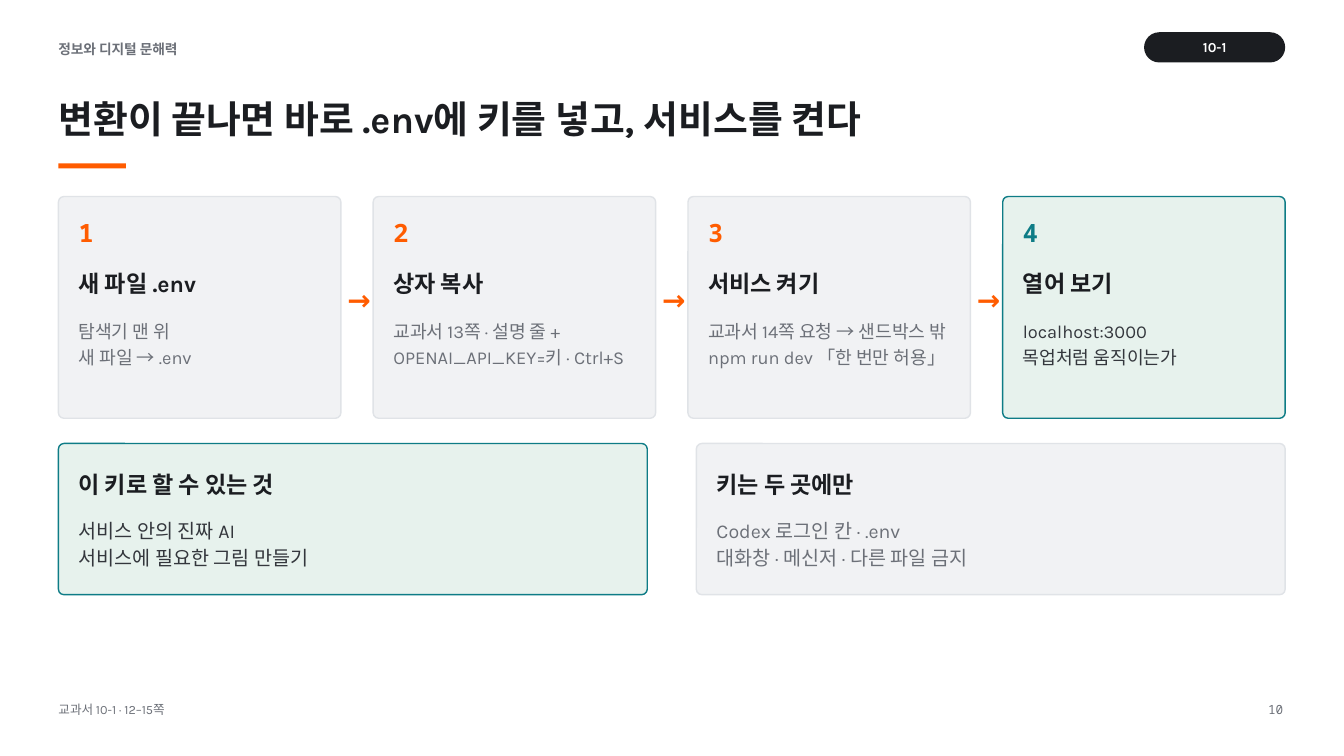
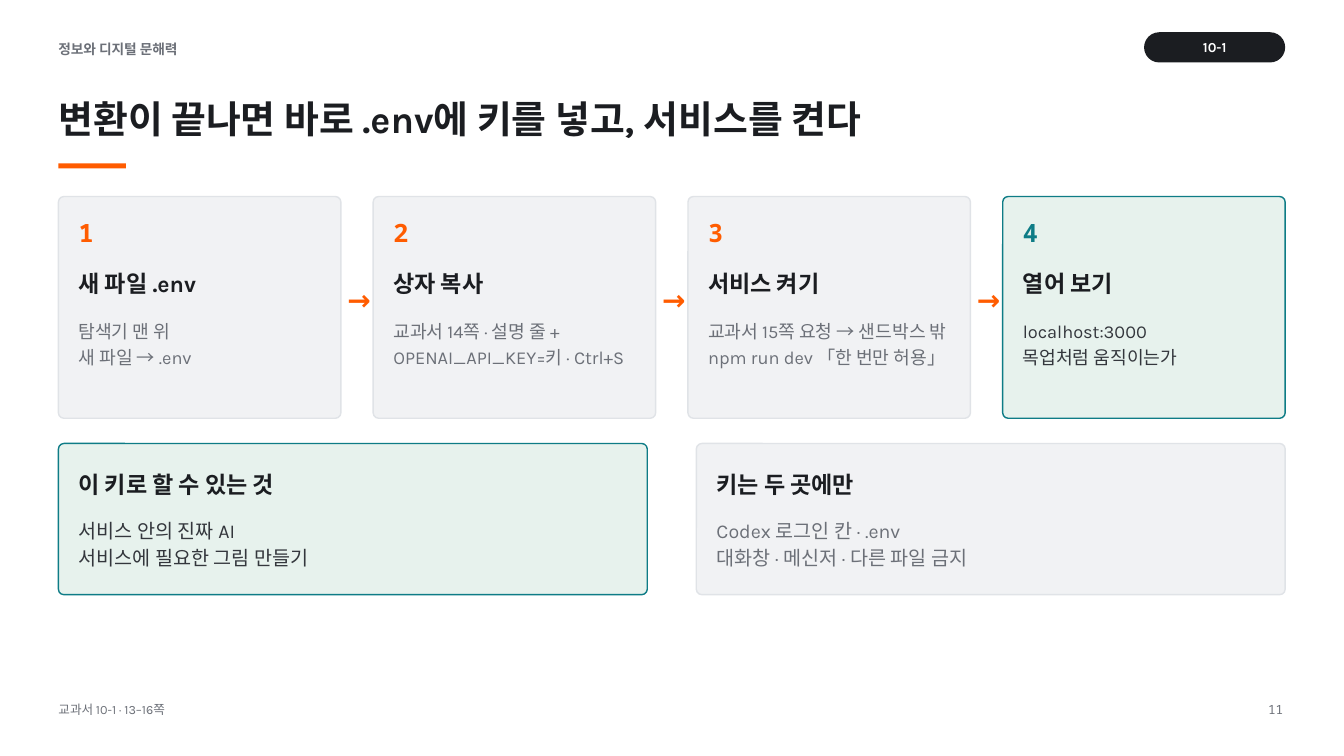
Before and after one commit to vcl-korea/2026-2nd-semester__jdh, a slide deck: slide 11 of 10/ppt/10-1_프레임워크란.pptx (slide 10 before the commit). Drawn at 1344x756 pixels with LibreOffice and Linux fonts; fonts in the diff are those of the drawing. Boxes give left, top, right and bottom in pixels: in the first picture for what was removed or moved away, otherwise in the second. Text is boxed around its words. In the diff, an @@ line names an element or a change of style, - is before the commit and + after.

```diff
--- a/10/ppt/10-1_프레임워크란.pptx
+++ b/10/ppt/10-1_프레임워크란.pptx
@@ text at bbox=[393, 323, 546, 340]: text changed @@
-교과서 13쪽 · 설명 줄 +
+교과서 14쪽 · 설명 줄 +
@@ text at bbox=[708, 323, 947, 340]: text changed @@
-교과서 14쪽 요청 → 샌드박스 밖
+교과서 15쪽 요청 → 샌드박스 밖
@@ text at bbox=[58, 703, 165, 715]: text changed @@
-교과서 10-1 · 12–15쪽
+교과서 10-1 · 13–16쪽
@@ text at bbox=[1268, 705, 1283, 714]: text changed @@
-10
+11
```
Also in this commit, not shown: 9 other slides changed, 1 slide added, 14 other files.
